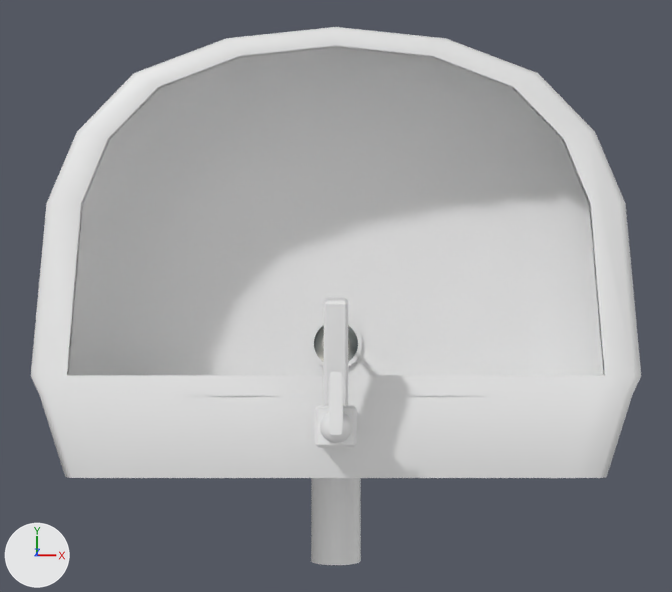
An edit to the Blender file Escape/Assets/Objects/Waschbecken/Waschbecken.blend, drawn before and after from the same camera.
Camera for both pictures: a 50 mm lens placed at (0.0, 0.093, 1.225), pointed at (0.0, 0.253, -0.138). Every picture has the same lights, and +X, +Y and +Z are marked at lower left.

Objects in the first picture: 'Armatur', 'Becken', 'Rohre'.
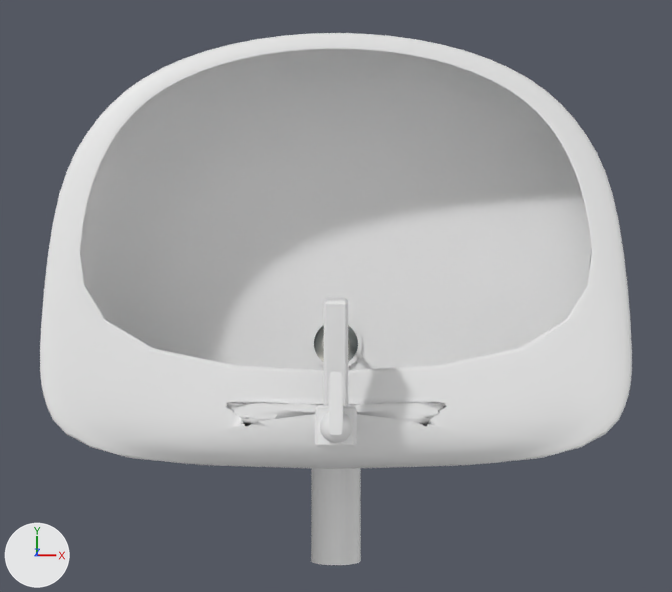
Location of each change, [x1, y1, x2, y2] in pixels of the pictures (672 x 592 px):
'Becken', modifiers changed: before [31, 27, 641, 478]; after [40, 33, 632, 469]

Patch to the scene script:
```diff
--- a/Escape/Assets/Objects/Waschbecken/Waschbecken.blend.py
+++ b/Escape/Assets/Objects/Waschbecken/Waschbecken.blend.py
@@ ob_becken @@
 ob_becken.scale = (1.0, 0.657, 0.268)
+_m = ob_becken.modifiers.new('Subsurf', 'SUBSURF')
+_m.levels = 2
```
